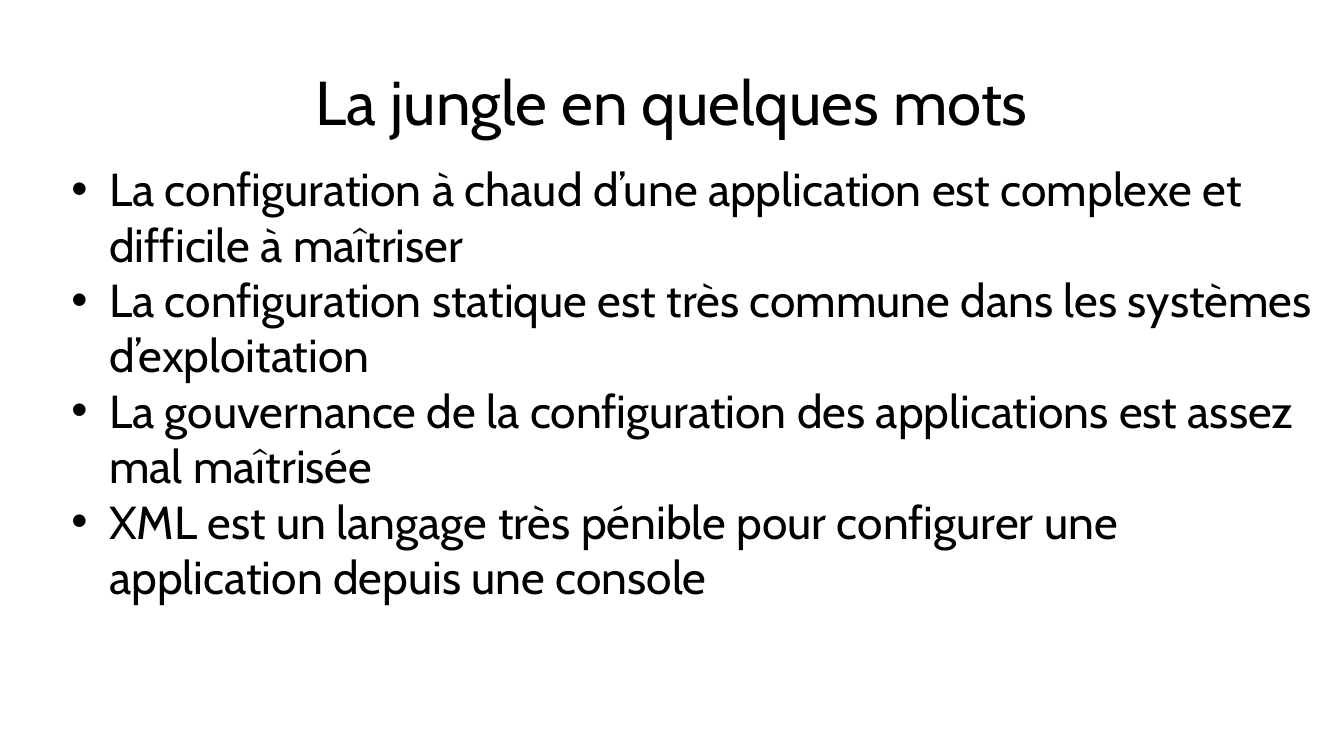
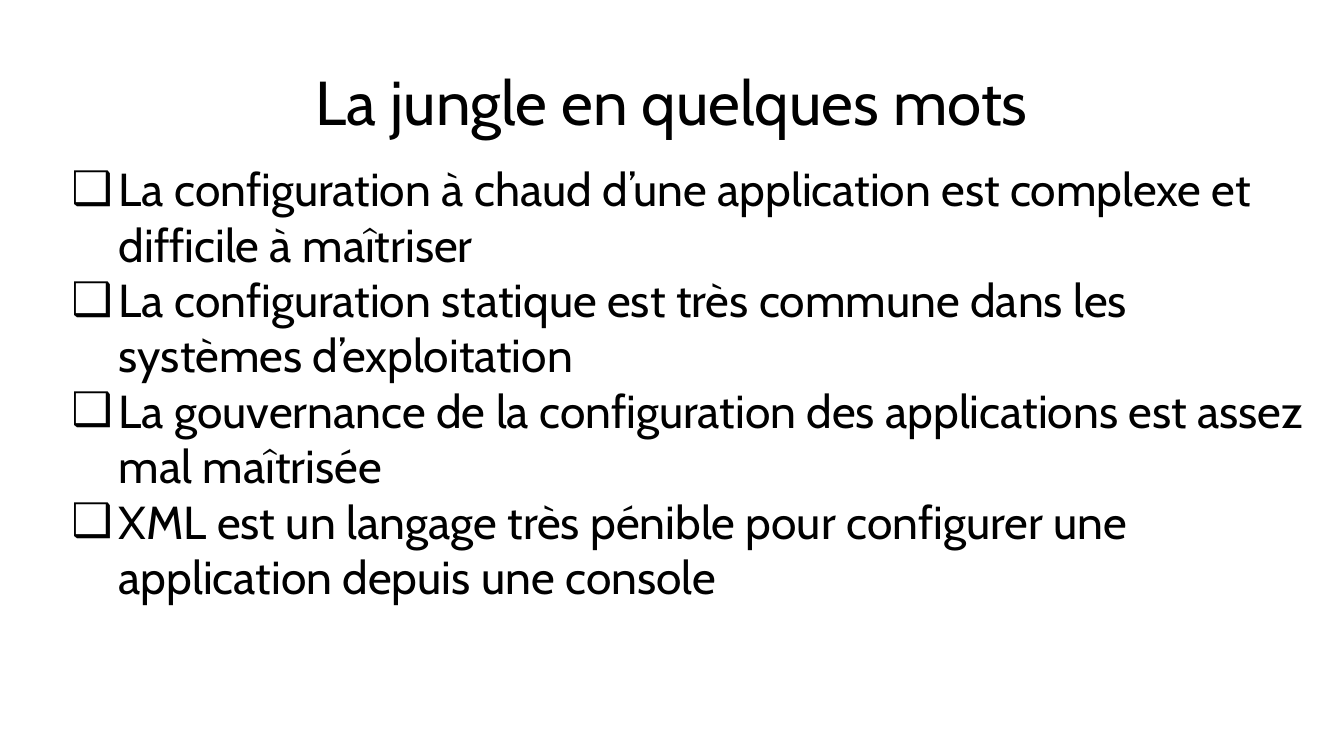
Before and after one commit to dbaeli/conf4j, a slide deck: slide 3 of conf4j-slides/Devops_Configuration_Jungle_Devoxx_FR_2012.pptx. Drawn at 1344x756 pixels with LibreOffice and Linux fonts; fonts in the diff are those of the drawing; background and template pictures are left out. Boxes give left, top, right and bottom in pixels: in the first picture for what was removed or moved away, otherwise in the second. Text is boxed around its words. In the diff, an @@ line names an element or a change of style, - is before the commit and + after.

```diff
--- a/conf4j-slides/Devops_Configuration_Jungle_Devoxx_FR_2012.pptx
+++ b/conf4j-slides/Devops_Configuration_Jungle_Devoxx_FR_2012.pptx
@@ subtitle "La configuration à chaud d’une ..." at [119,171,1303,605]: bullet • to ❑ @@
```
Also in this commit, not shown: 1 other slide changed, 2 other files.
